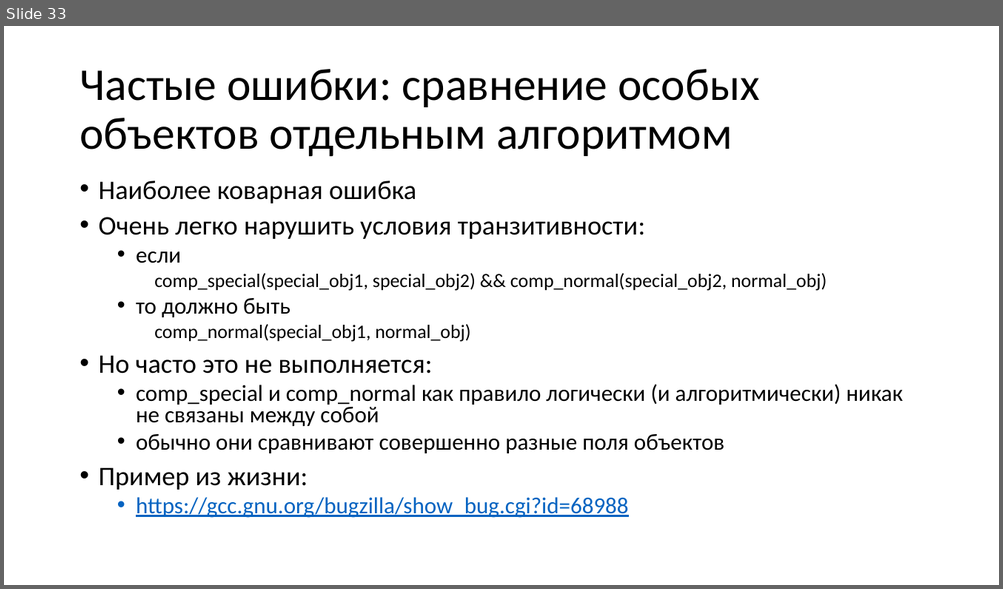
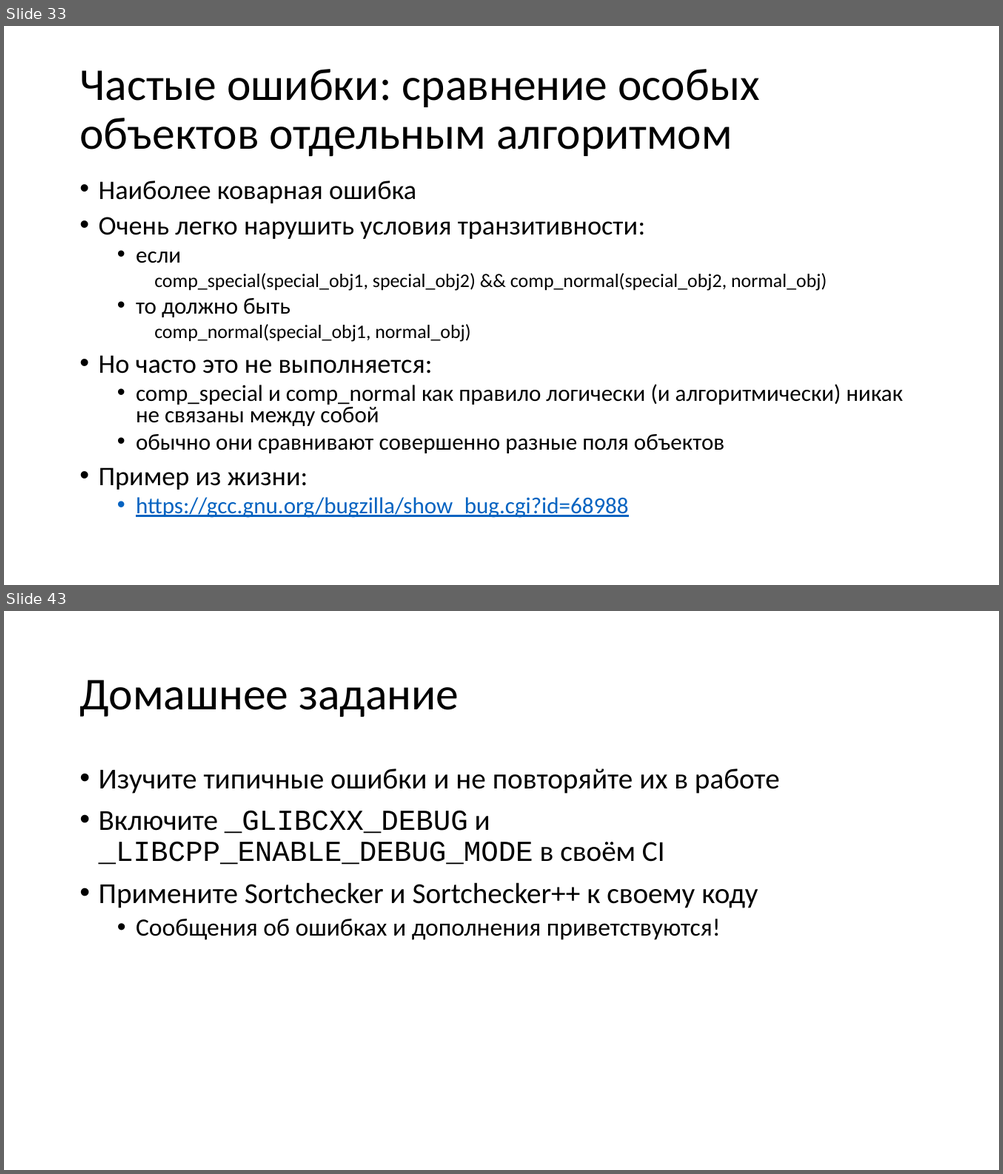
Before and after one commit to yugr/CppRussia, a slide deck: 2023/RU.pptx. Shown one above the other, each under a label of ours: slide 33 before the commit, slides 33 and 43 after it; the slides between them are not shown. The pictures are 1003x589 and 1003x1174 pixels, drawn with LibreOffice and Linux fonts; fonts in the diff are those of the drawing. Boxes give left, top, right and bottom in pixels: in the first picture for what was removed or moved away, otherwise in the second. Text is boxed around its words. In the diff, an @@ line names an element or a change of style, - is before the commit and + after.

```diff
--- a/2023/RU.pptx
+++ b/2023/RU.pptx
@@ slide 43 added at (4, 611, 999, 1170), background #FFFFFF @@
@@ title added at (79, 680, 458, 717), 44 pt, text #000000 @@
+Домашнее задание
@@ text added at (99, 769, 780, 940), 28 pt, text #000000 @@
+• Изучите типичные ошибки и не повторяйте их в работе
+• Включите _GLIBCXX_DEBUG и _LIBCPP_ENABLE_DEBUG_MODE в своём CI
+• Примените Sortchecker и Sortchecker++ к своему коду
+  • Сообщения об ошибках и дополнения приветствуются!
```
Also in this commit, not shown: 1 slide changed, 10 other slides added, 1 other file.
